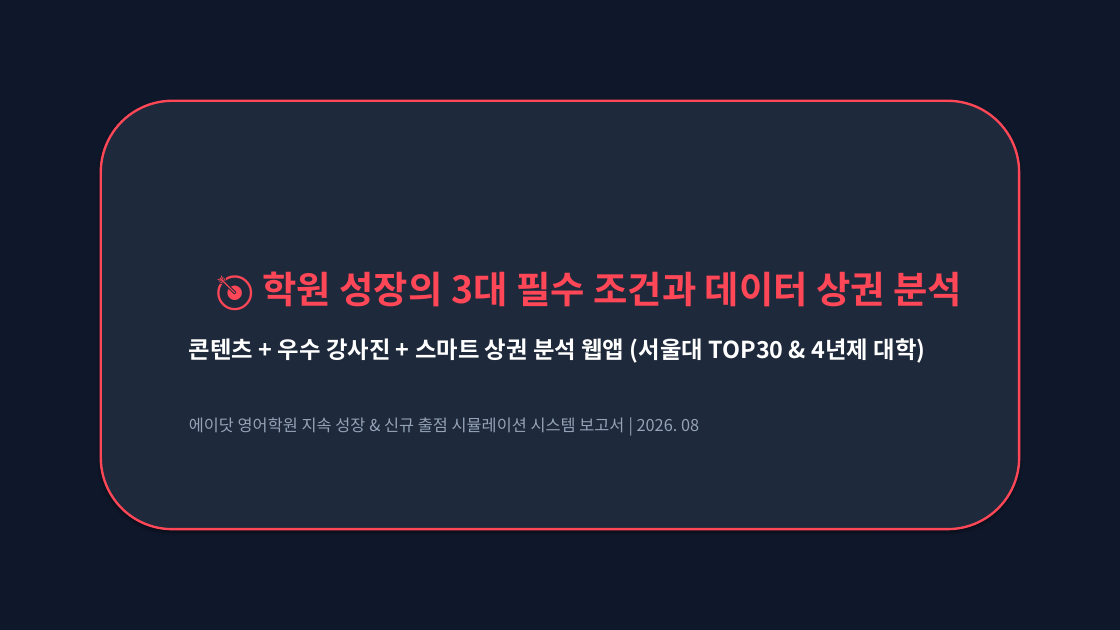
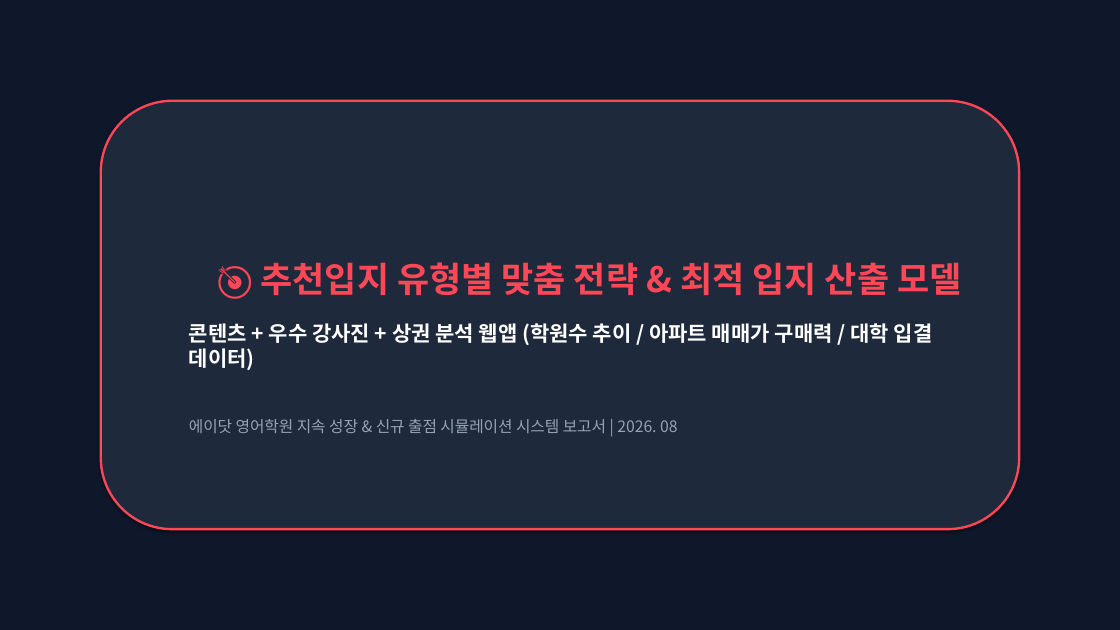
Before and after one commit to adotoperation/adotinformationmap, a slide deck: slide 1 of adot_expansion_presentation.pptx. Drawn at 1120x630 pixels with LibreOffice and Linux fonts; fonts in the diff are those of the drawing. Boxes give left, top, right and bottom in pixels: in the first picture for what was removed or moved away, otherwise in the second. Text is boxed around its words. In the diff, an @@ line names an element or a change of style, - is before the commit and + after.

```diff
--- a/adot_expansion_presentation.pptx
+++ b/adot_expansion_presentation.pptx
@@ text in rounded rectangle at bbox=[189, 262, 961, 370]: text changed; size 20 to 18 pt @@
-🎯 학원 성장의 3대 필수 조건과 데이터 상권 분석
-콘텐츠 + 우수 강사진 + 스마트 상권 분석 웹앱 (서울대 TOP30 & 4년제 대학)
+🎯 추천입지 유형별 맞춤 전략 & 최적 입지 산출 모델
+콘텐츠 + 우수 강사진 + 상권 분석 웹앱 (학원수 추이 / 아파트 매매가 구매력 / 대학 입결 데이터)
@@ text in rounded rectangle at bbox=[189, 419, 677, 433]: size 14 to 13.5 pt in "에이닷 영어학원 지속 성장 & 신규 출점 ..."; less space between paragraphs @@
```
Also in this commit, not shown: 3 other slides changed, 1 slide added, 1 slide removed, 1 other file.
